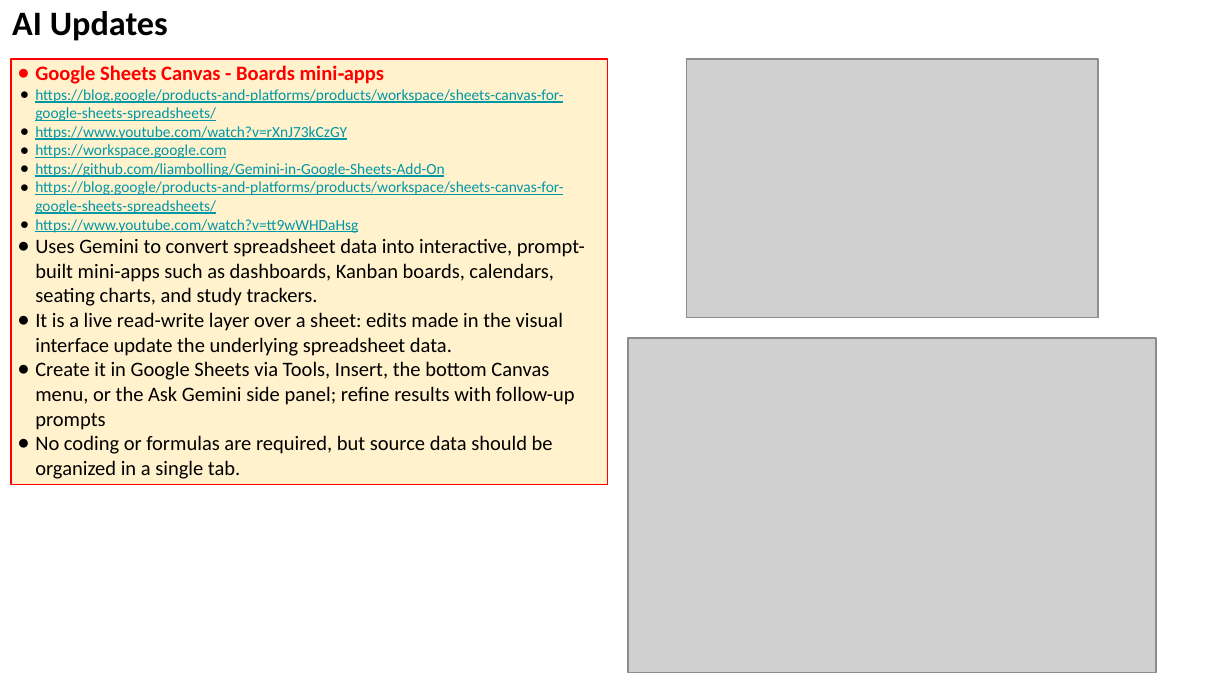
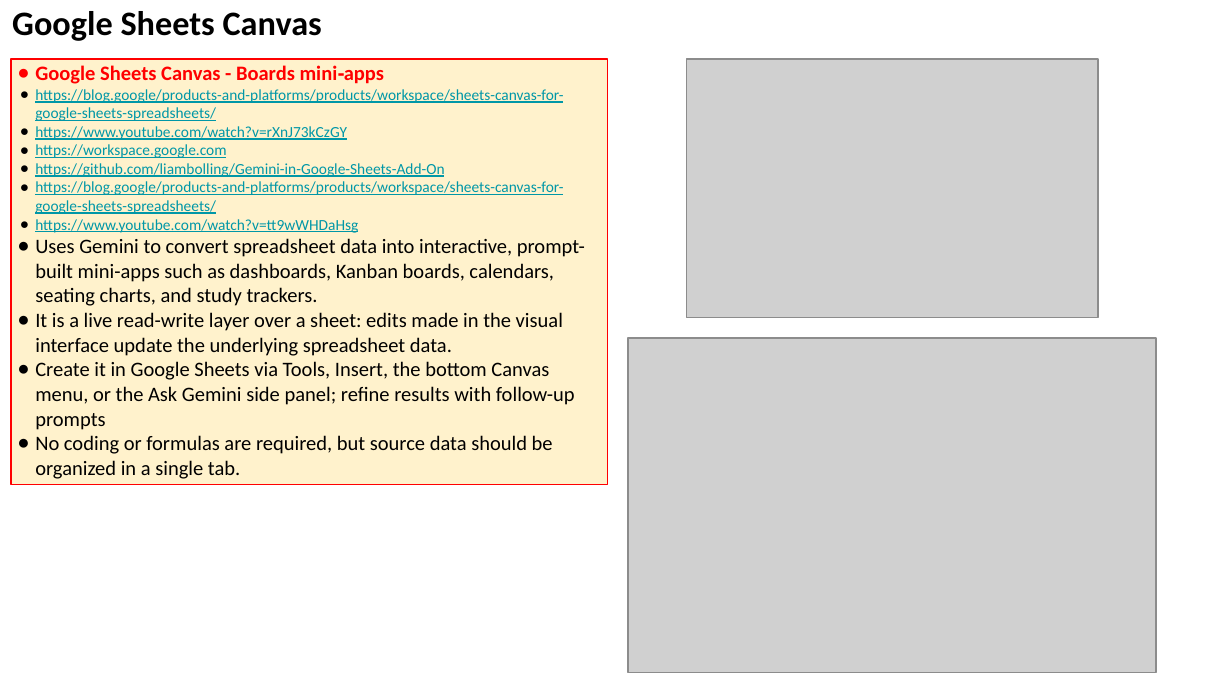
Before and after one commit to lselector/seminar, a slide deck: slide 10 of 2026/2026-08-21-AI-Updates.pptx (slide 8 before the commit). Drawn at 1232x693 pixels with LibreOffice and Linux fonts; fonts in the diff are those of the drawing; grey boxes stand for pictures. Boxes give left, top, right and bottom in pixels: in the first picture for what was removed or moved away, otherwise in the second. Text is boxed around its words. In the diff, an @@ line names an element or a change of style, - is before the commit and + after.

```diff
--- a/2026/2026-08-21-AI-Updates.pptx
+++ b/2026/2026-08-21-AI-Updates.pptx
@@ text removed at [12, 11, 168, 41] @@
-AI Updates
@@ text added at [12, 11, 322, 41], 20 pt, text #000000, bold @@
+Google Sheets Canvas
```
Also in this commit, not shown: 22 other slides changed, 5 slides added, 4 slides removed.
